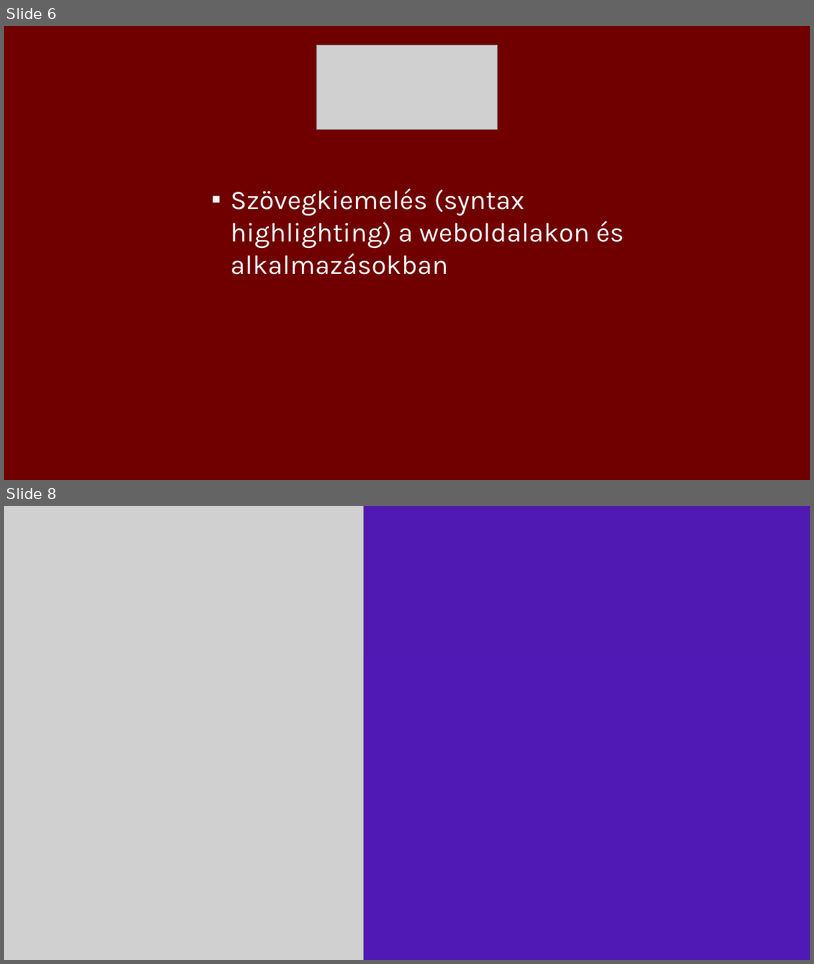
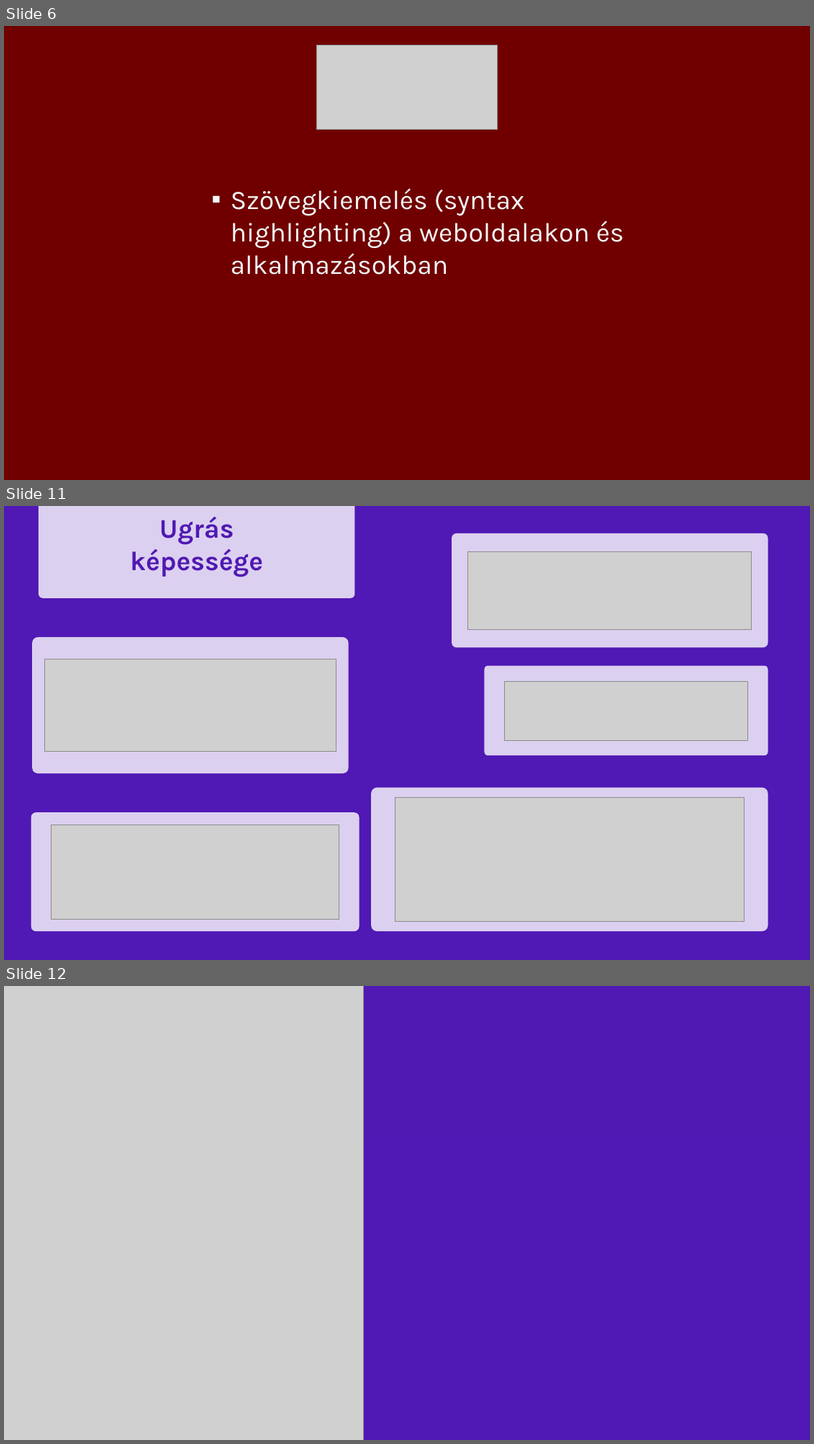
Before and after one commit to Benceszalaiii/HTML-PPT-Project, a slide deck: Prezentáció.pptx. Shown one above the other, each under a label of ours: slides 6 and 8 before the commit, slides 6, 11 and 12 after it; the slides between them are not shown. The pictures are 814x964 and 814x1444 pixels, drawn with LibreOffice and Linux fonts; fonts in the diff are those of the drawing; grey boxes stand for pictures. Boxes give left, top, right and bottom in pixels: in the first picture for what was removed or moved away, otherwise in the second. Text is boxed around its words. In the diff, an @@ line names an element or a change of style, - is before the commit and + after.

```diff
--- a/Prezentáció.pptx
+++ b/Prezentáció.pptx
@@ slide 11 added at [4,506,810,960], background #5018B4 @@
@@ rounded rectangle added at [39,506,355,598], fill #FFFFFF at 80% opacity @@
@@ text added at [130,516,263,577], 32 pt, text #5019B3, bold @@
+Ugrás képessége
@@ rounded rectangle added at [453,533,769,648], fill #FFFFFF at 80% opacity @@
@@ picture added at [468,551,752,629] @@
@@ rounded rectangle added at [32,637,349,773], fill #FFFFFF at 80% opacity @@
@@ picture added at [45,659,336,751] @@
@@ rounded rectangle added at [485,666,769,755], fill #FFFFFF at 80% opacity @@
@@ picture added at [505,682,748,741] @@
@@ rounded rectangle added at [371,788,769,932], fill #FFFFFF at 80% opacity @@
@@ picture added at [396,797,745,921] @@
@@ rounded rectangle added at [31,812,360,931], fill #FFFFFF at 80% opacity @@
@@ picture added at [52,824,339,919] @@
@@ what was slide 8 is now slide 12 @@
```
Also in this commit, not shown: 1 slide changed, 3 other slides added.
